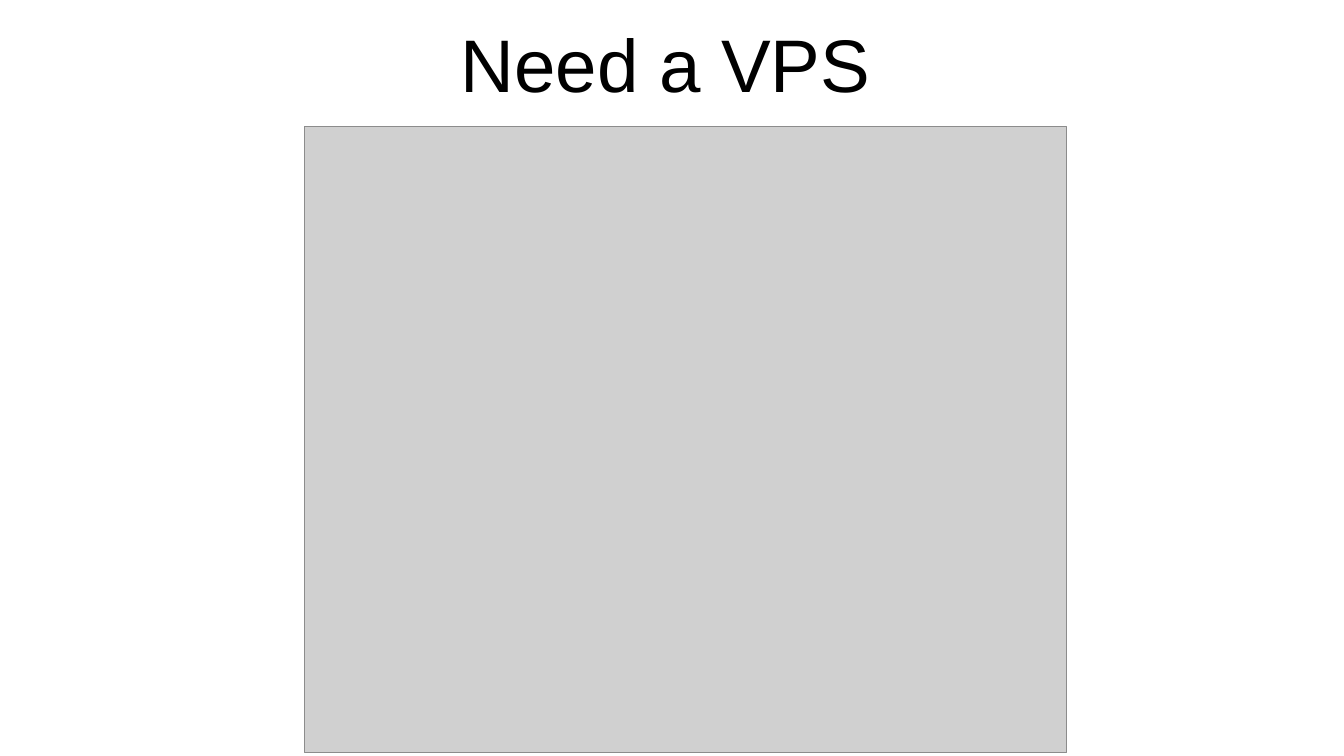
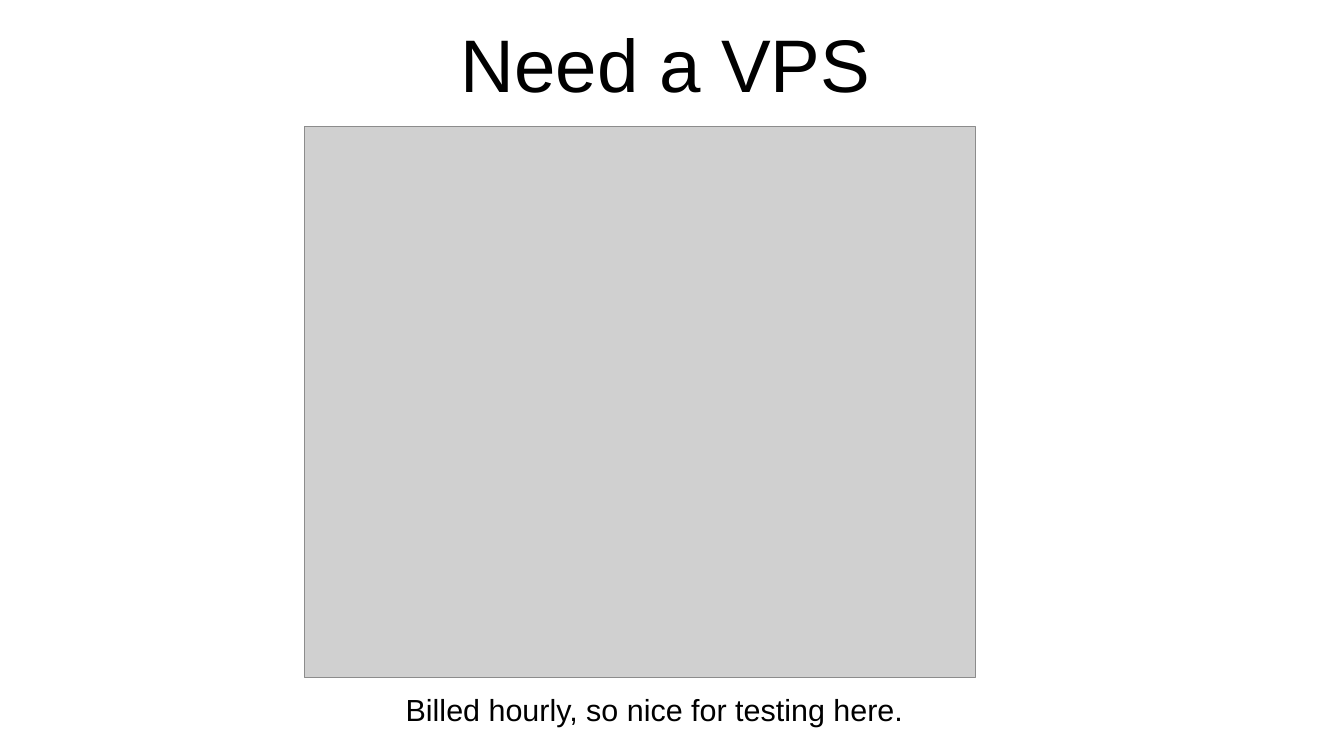
Before and after one commit to lazka/pygraz-traefik, a slide deck: slide 13 of presentation/pres.odp (slide 15 before the commit). Drawn at 1344x756 pixels with LibreOffice and Linux fonts; fonts in the diff are those of the drawing; grey boxes stand for pictures. Boxes give left, top, right and bottom in pixels: in the first picture for what was removed or moved away, otherwise in the second. Text is boxed around its words. In the diff, an @@ line names an element or a change of style, - is before the commit and + after.

```diff
--- a/presentation/pres.odp
+++ b/presentation/pres.odp
@@ picture: place and size @@
-picture at (305,127,1067,754)
+picture at (305,127,976,678)
@@ text added at (406,699,902,727), 18 pt, text #000000 @@
+Billed hourly, so nice for testing here.
```
Also in this commit, not shown: 3 other slides changed, 6 slides added, 2 other files.
